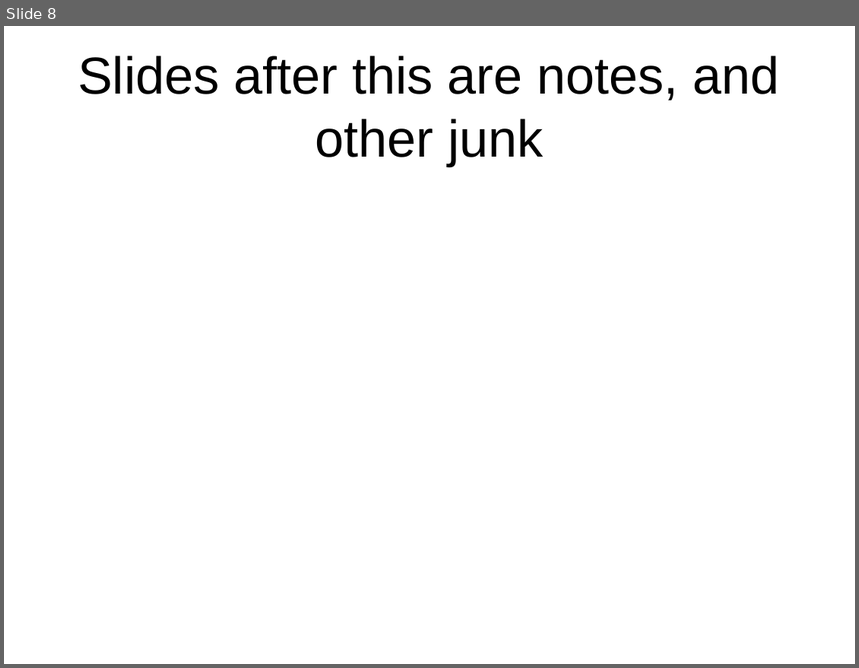
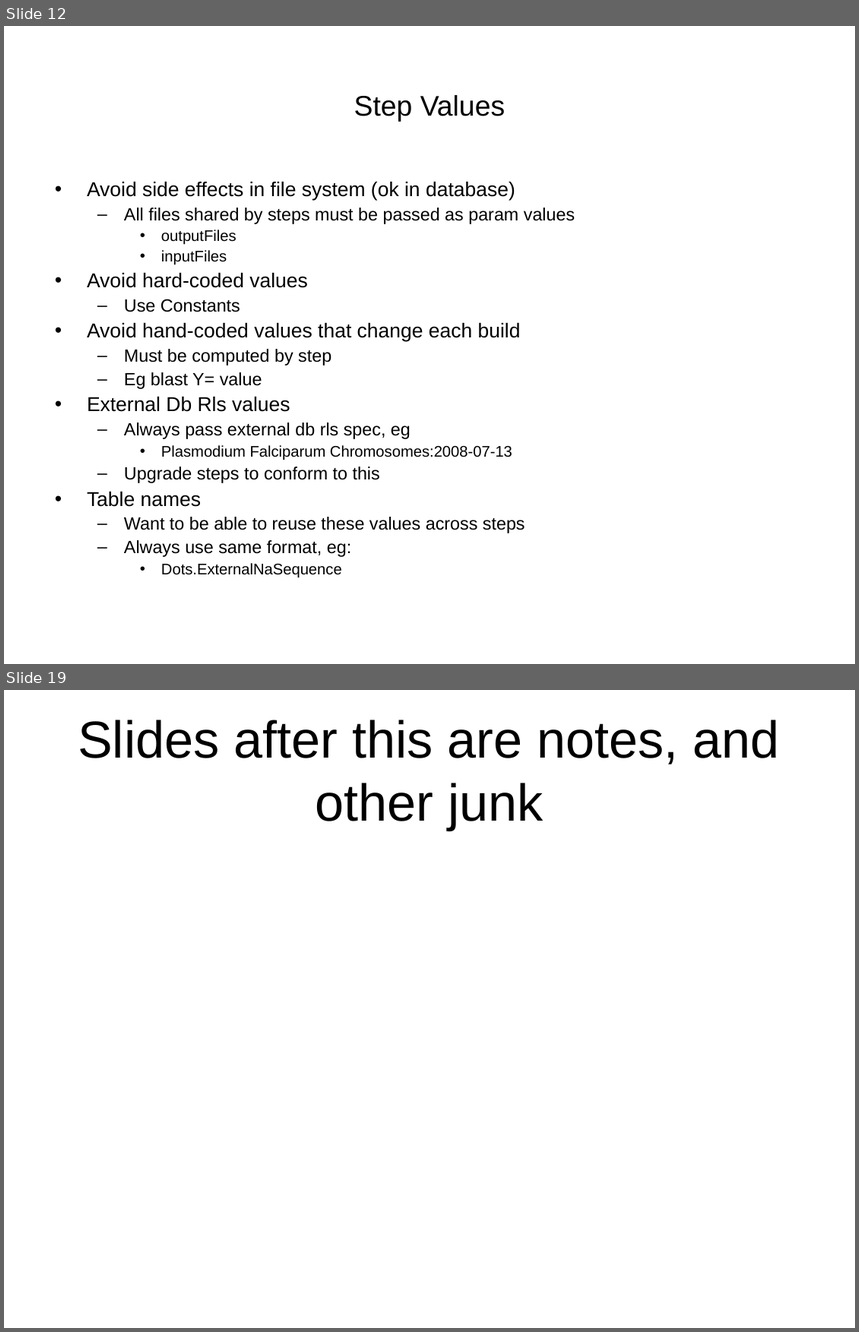
Before and after one commit to VEuPathDB/ApiCommonData, a slide deck: Load/doc/workflow/plasmodb/7.7/ApiWorkFlow.ppt. Shown one above the other, each under a label of ours: slide 8 before the commit, slides 12 and 19 after it; the slides between them are not shown. The pictures are 859x668 and 859x1332 pixels, drawn with LibreOffice and Linux fonts; fonts in the diff are those of the drawing. Boxes give left, top, right and bottom in pixels: in the first picture for what was removed or moved away, otherwise in the second. Text is boxed around its words. In the diff, an @@ line names an element or a change of style, - is before the commit and + after.

```diff
--- a/Load/doc/workflow/plasmodb/7.7/ApiWorkFlow.ppt
+++ b/Load/doc/workflow/plasmodb/7.7/ApiWorkFlow.ppt
@@ slide 12 added at (4,26,855,664), background #FFFFFF @@
@@ title added at (354,95,505,122), 24 pt, text #000000 @@
+Step Values
@@ text added at (87,181,575,579), 15 pt, text #000000 @@
+• Avoid side effects in file system (ok in database)
+  – All files shared by steps must be passed as param values
+    • outputFiles
+    • inputFiles
+• Avoid hard-coded values
+  – Use Constants
+• Avoid hand-coded values that change each build
+  – Must be computed by step
+  – Eg blast Y= value
+• External Db Rls values
+  – Always pass external db rls spec, eg
+    • Plasmodium Falciparum Chromosomes:2008-07-13
+  – Upgrade steps to conform to this
+• Table names
+  – Want to be able to reuse these values across steps
+  – Always use same format, eg:
+    • Dots.ExternalNaSequence
@@ what was slide 8 is now slide 19 @@
```
Also in this commit, not shown: 7 slides changed, 10 other slides added, 2 other files.
